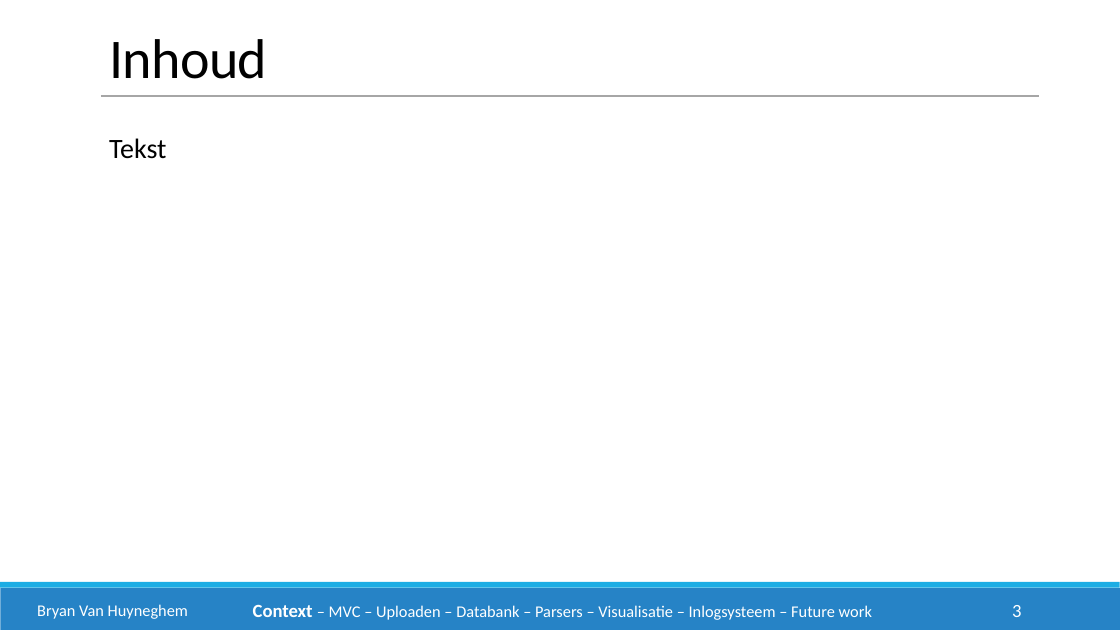
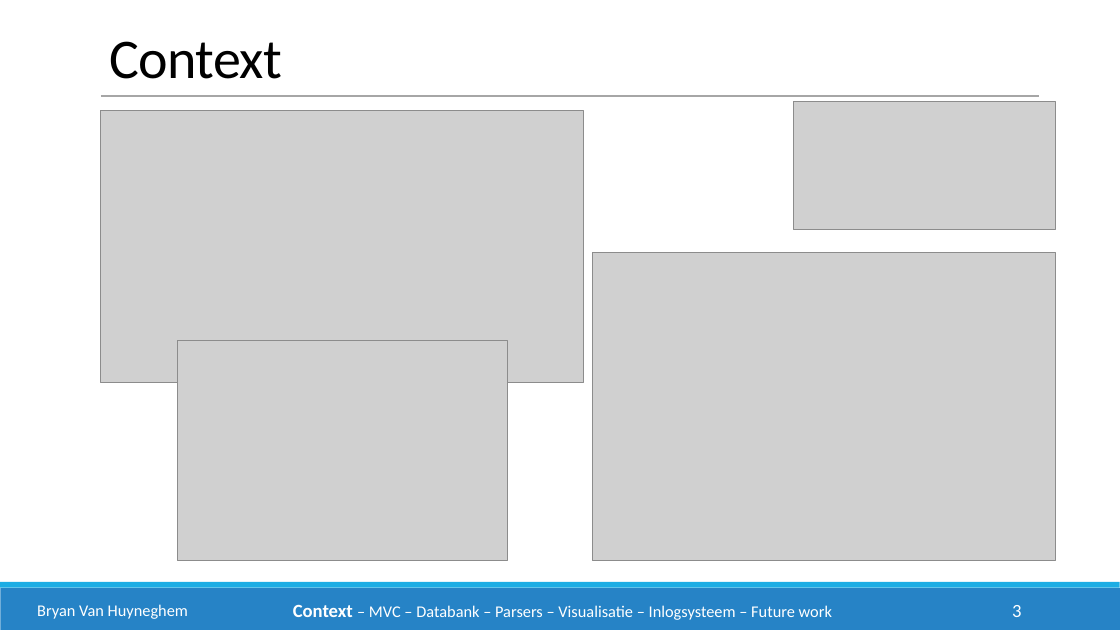
Before and after one commit to philipkukoba/Bachelors-Dissertation-DroneWebApp, a slide deck: slide 3 of documenten/eindpresentatie/drone1.pptx. Drawn at 1120x630 pixels with LibreOffice and Linux fonts; fonts in the diff are those of the drawing; grey boxes stand for pictures. Boxes give left, top, right and bottom in pixels: in the first picture for what was removed or moved away, otherwise in the second. Text is boxed around its words. In the diff, an @@ line names an element or a change of style, - is before the commit and + after.

```diff
--- a/documenten/eindpresentatie/drone1.pptx
+++ b/documenten/eindpresentatie/drone1.pptx
@@ text at [109, 41, 282, 79]: text changed @@
-Inhoud
+Context
@@ picture added at [101, 111, 583, 383] @@
@@ picture added at [794, 102, 1056, 229] @@
@@ text removed at [109, 138, 167, 159] @@
-Tekst
@@ picture added at [592, 252, 1055, 560] @@
@@ picture added at [177, 341, 507, 561] @@
@@ text at [293, 604, 832, 620]: text changed @@
-Context – MVC – Uploaden – Databank – Parsers – Visualisatie – Inlogsysteem – Future work
+Context – MVC – Databank – Parsers – Visualisatie – Inlogsysteem – Future work
```
Also in this commit, not shown: 1 other slide changed, 5 slides added.
